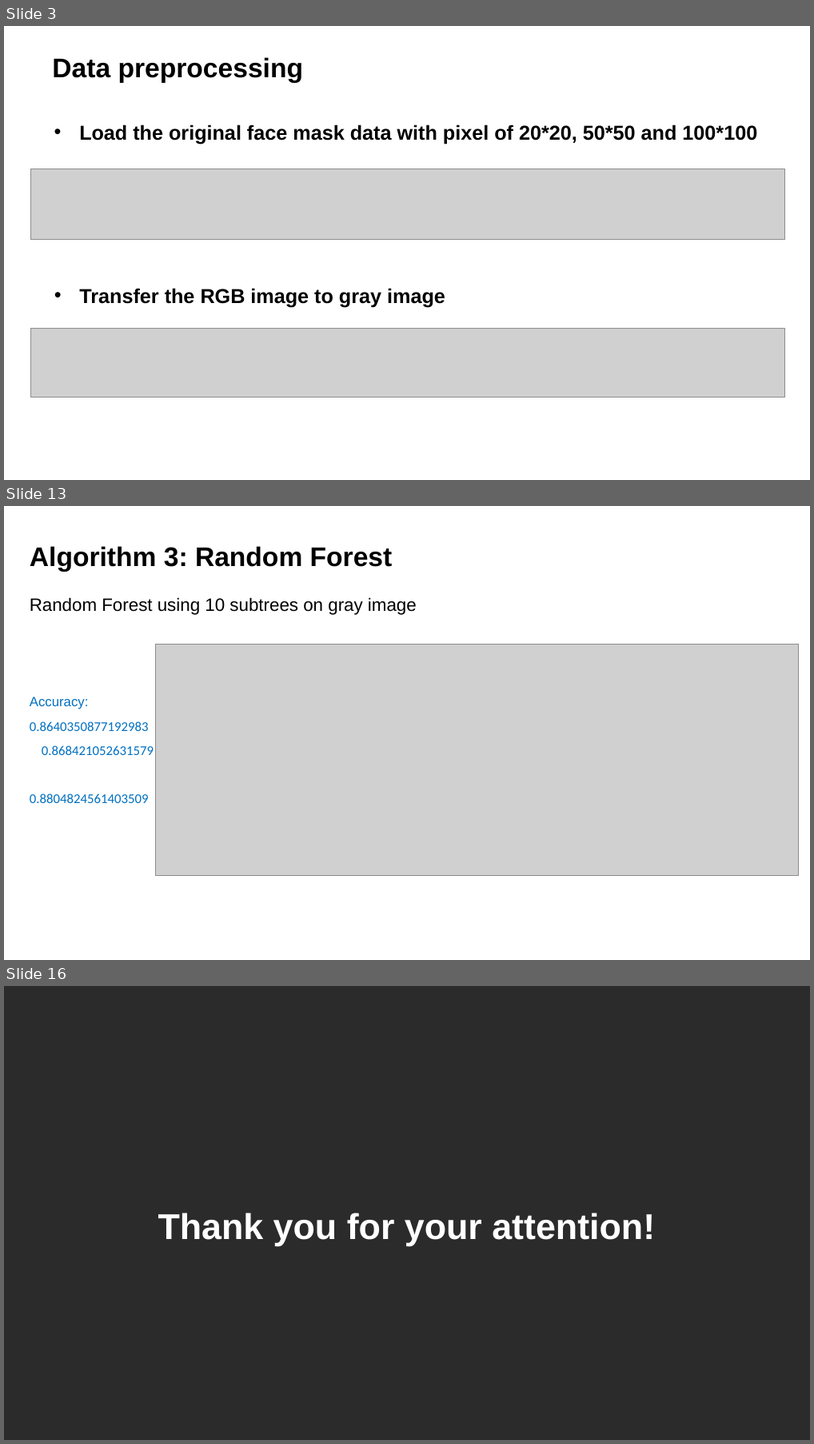
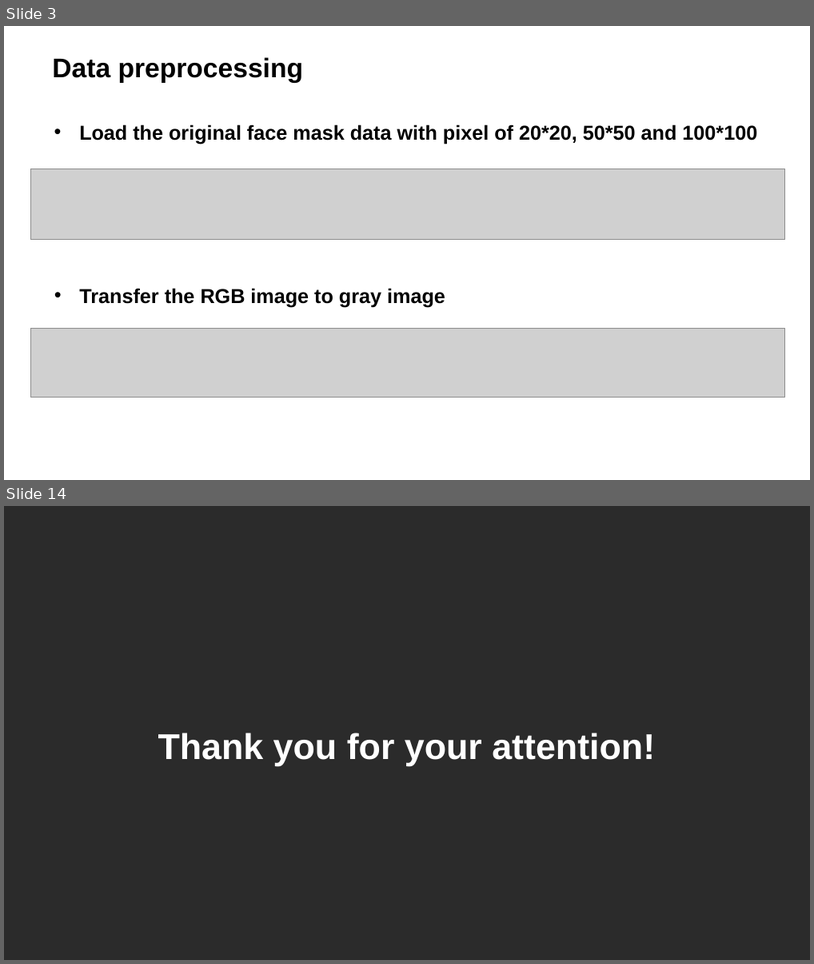
Before and after one commit to GuoJiaqi-1020/EE-475-ML-Final-Project, a slide deck: ML_Final_guojiaqi.pptx. Shown one above the other, each under a label of ours: slides 3, 13 and 16 before the commit, slides 3 and 14 after it; the slides between them are not shown. The pictures are 814x1444 and 814x964 pixels, drawn with LibreOffice and Linux fonts; fonts in the diff are those of the drawing; grey boxes stand for pictures; background and template pictures are left out; a plain dark background stands for a picture behind light text. Boxes give left, top, right and bottom in pixels: in the first picture for what was removed or moved away, otherwise in the second. Text is boxed around its words. In the diff, an @@ line names an element or a change of style, - is before the commit and + after.

```diff
--- a/ML_Final_guojiaqi.pptx
+++ b/ML_Final_guojiaqi.pptx
@@ slide 13 removed at [4,506,810,960], background picture (left out) @@
@@ text removed at [30,546,393,572] @@
-Algorithm 3: Random Forest
@@ text removed at [30,597,417,615] @@
-Random Forest using 10 subtrees on gray image
@@ picture removed at [157,644,799,876] @@
@@ text removed at [30,696,154,803] @@
-Accuracy: 0.8640350877192983 0.868421052631579 0.8804824561403509
@@ page number removed at [582,926,770,950] @@
-12
@@ what was slide 16 is now slide 14 @@
```
Also in this commit, not shown: 8 slides changed, 2 slides added, 3 other slides removed, 2 other files.
